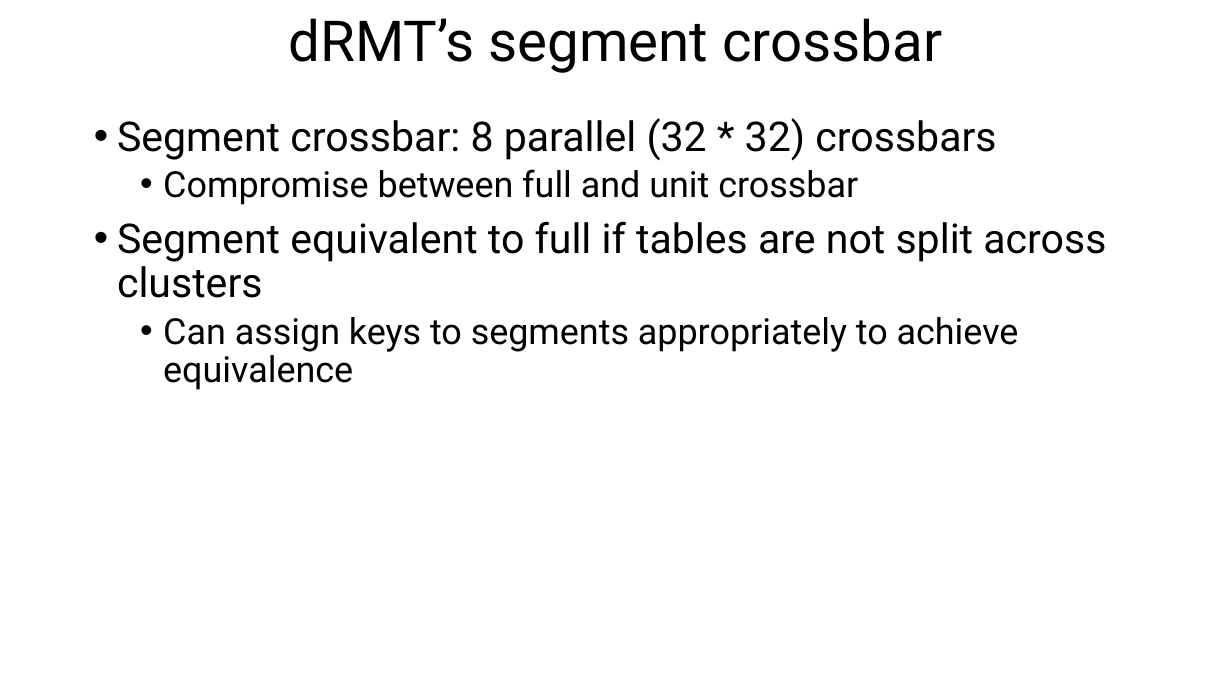
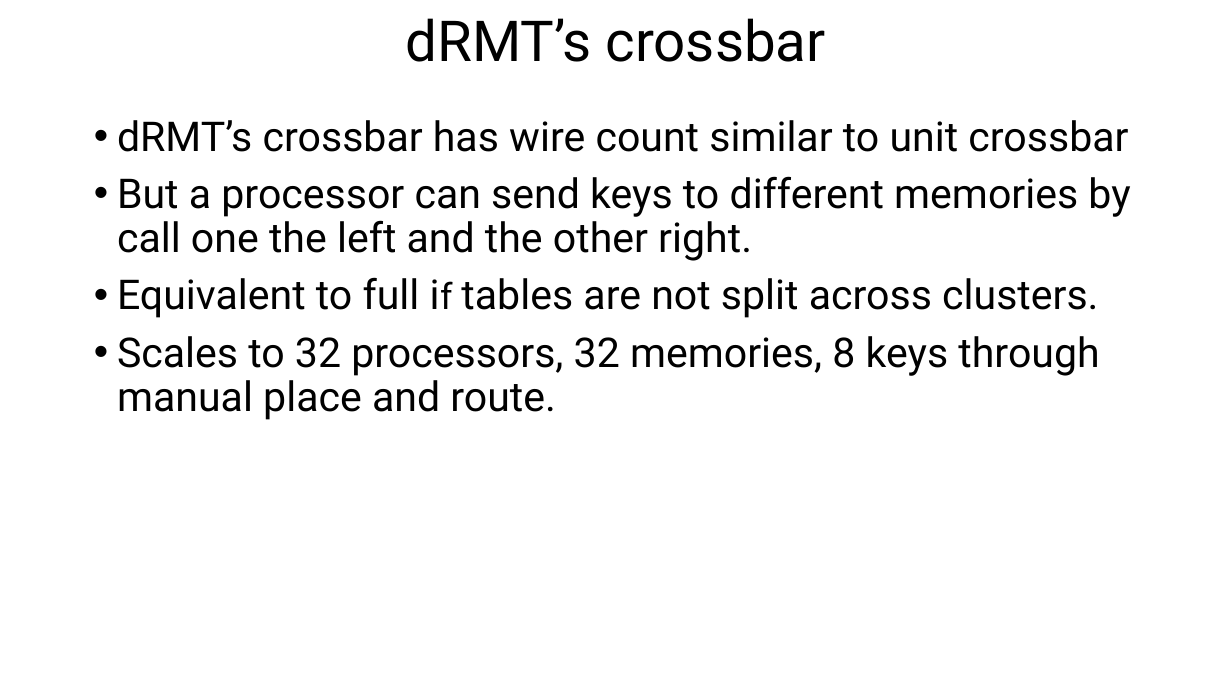
Before and after one commit to anirudhSK/drmt_talk, a slide deck: slide 30 of drmt_sigcomm.pptx (slide 28 before the commit). Drawn at 1232x693 pixels with LibreOffice and Linux fonts; fonts in the diff are those of the drawing. Boxes give left, top, right and bottom in pixels: in the first picture for what was removed or moved away, otherwise in the second. Text is boxed around its words. In the diff, an @@ line names an element or a change of style, - is before the commit and + after.

```diff
--- a/drmt_sigcomm.pptx
+++ b/drmt_sigcomm.pptx
@@ title at <box>406,18,826,62</box>: text changed @@
-dRMT’s segment crossbar
+dRMT’s crossbar
@@ text at <box>117,120,1130,420</box>: text changed @@
-• Segment crossbar: 8 parallel (32 * 32) crossbars
-  • Compromise between full and unit crossbar
-• Segment equivalent to full if tables are not split across clusters
-  • Can assign keys to segments appropriately to achieve equivalence
+• dRMT’s crossbar has wire count similar to unit crossbar
+• But a processor can send keys to different memories by call one the left and the other right.
+• Equivalent to full if tables are not split across clusters.
+• Scales to 32 processors, 32 memories, 8 keys through manual place and route.
```
Also in this commit, not shown: 3 slides added, 1 slide removed.
